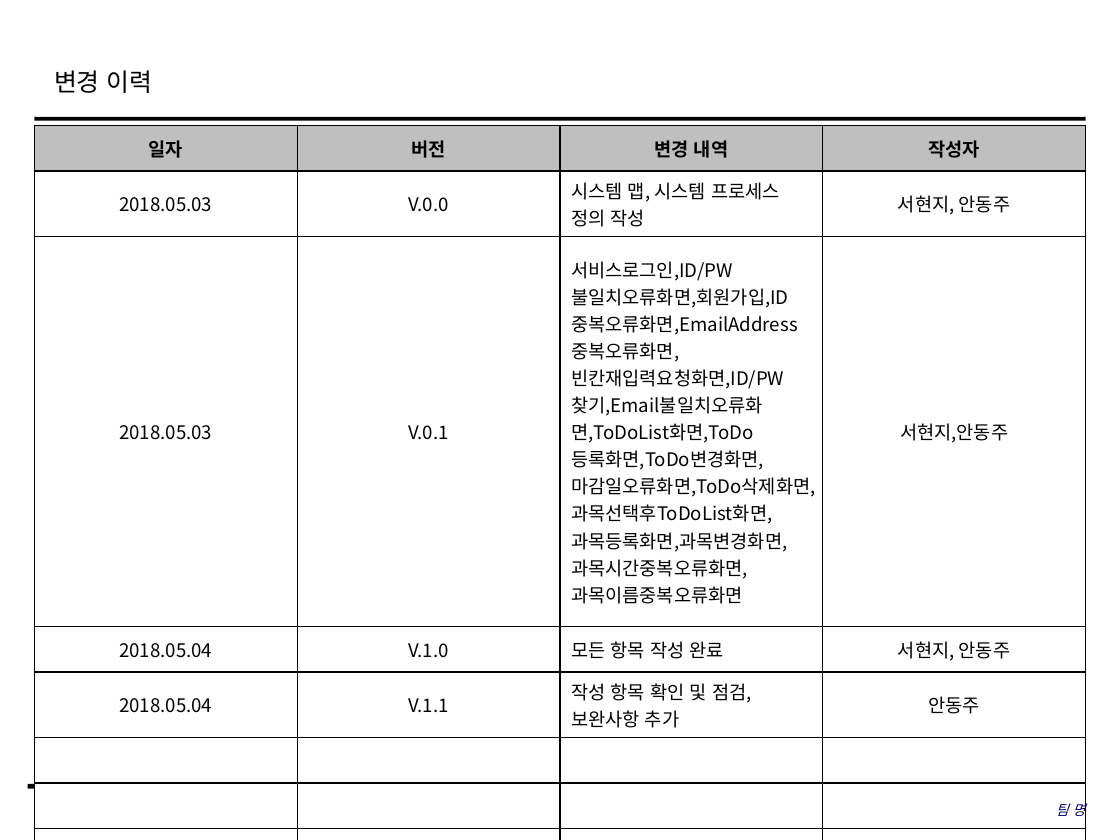
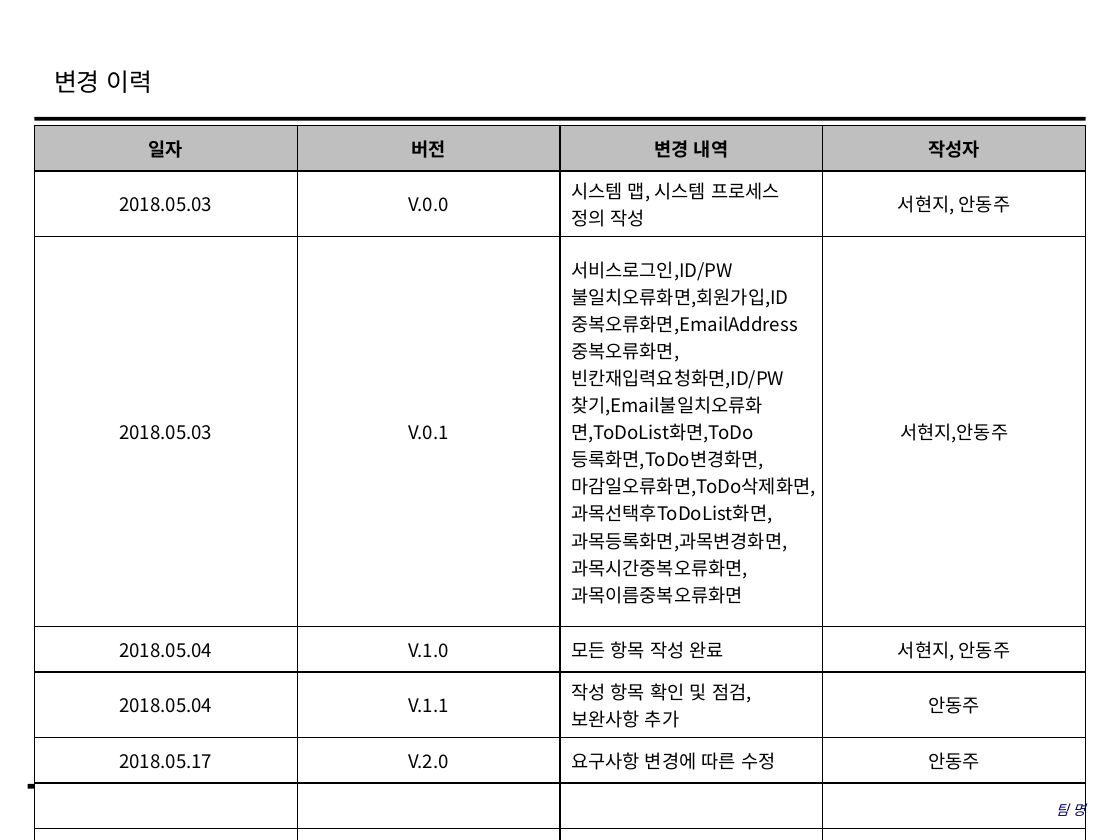
Before and after one commit to SMU-SE-Admin/18-1_8_PALZO_Doc, a slide deck: slide 2 of 03 설계/UI 설계서_8_Palzo.pptx. Drawn at 1120x840 pixels with LibreOffice and Linux fonts; fonts in the diff are those of the drawing; background and template pictures are left out. Boxes give left, top, right and bottom in pixels: in the first picture for what was removed or moved away, otherwise in the second. Text is boxed around its words. In the diff, an @@ line names an element or a change of style, - is before the commit and + after.

Commit message:
#1102 UI 설계서 작성
요구사항 변경에 따른 수정

```diff
--- a/03 설계/UI 설계서_8_Palzo.pptx
+++ b/03 설계/UI 설계서_8_Palzo.pptx
@@ table at bbox=[35, 125, 1088, 774] @@
+row 6: 2018.05.17 | V.2.0 | 요구사항 변경에 따른 수정 | 안동주
-row 8:  |  |  | 
```
Also in this commit, not shown: 4 other slides changed.
